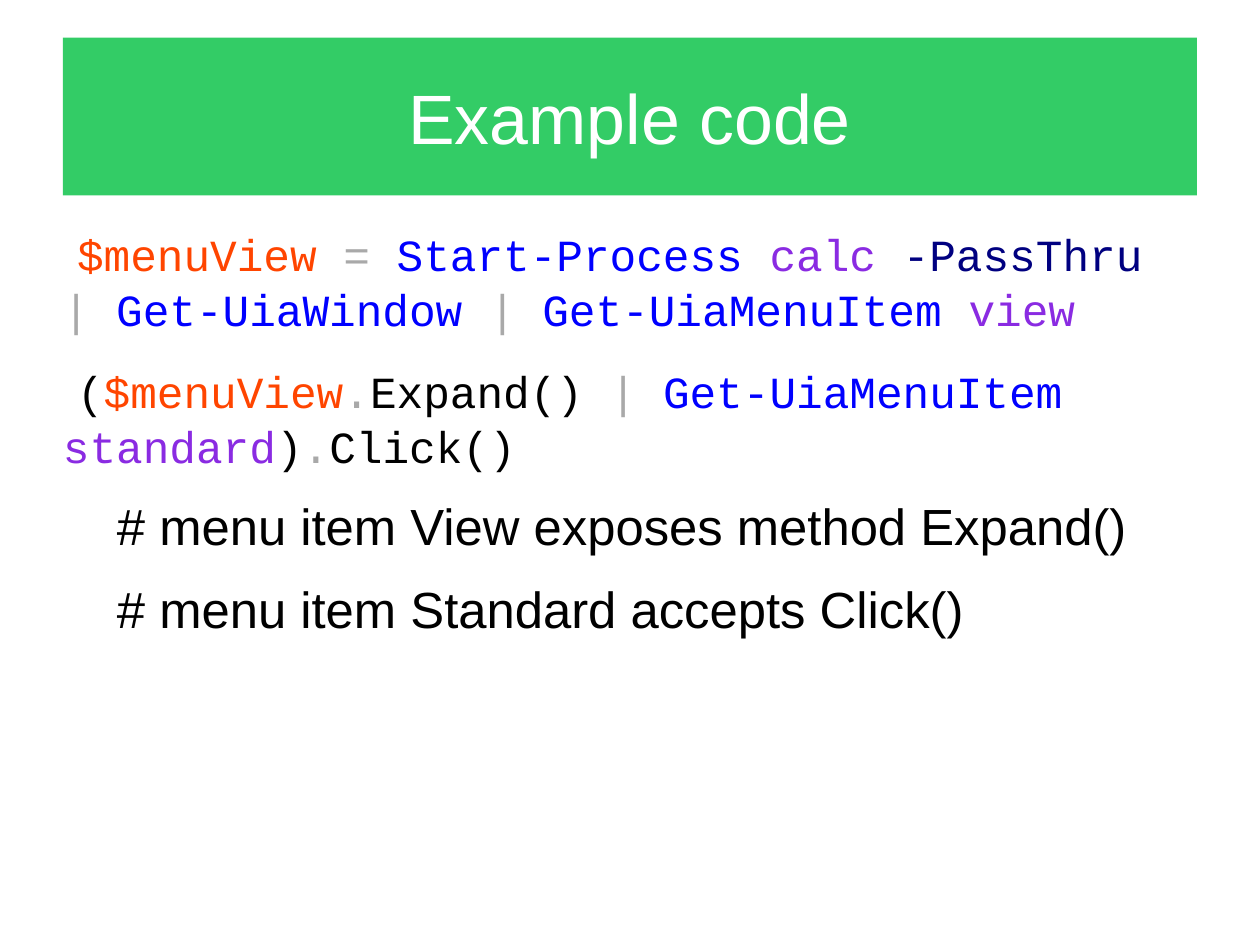
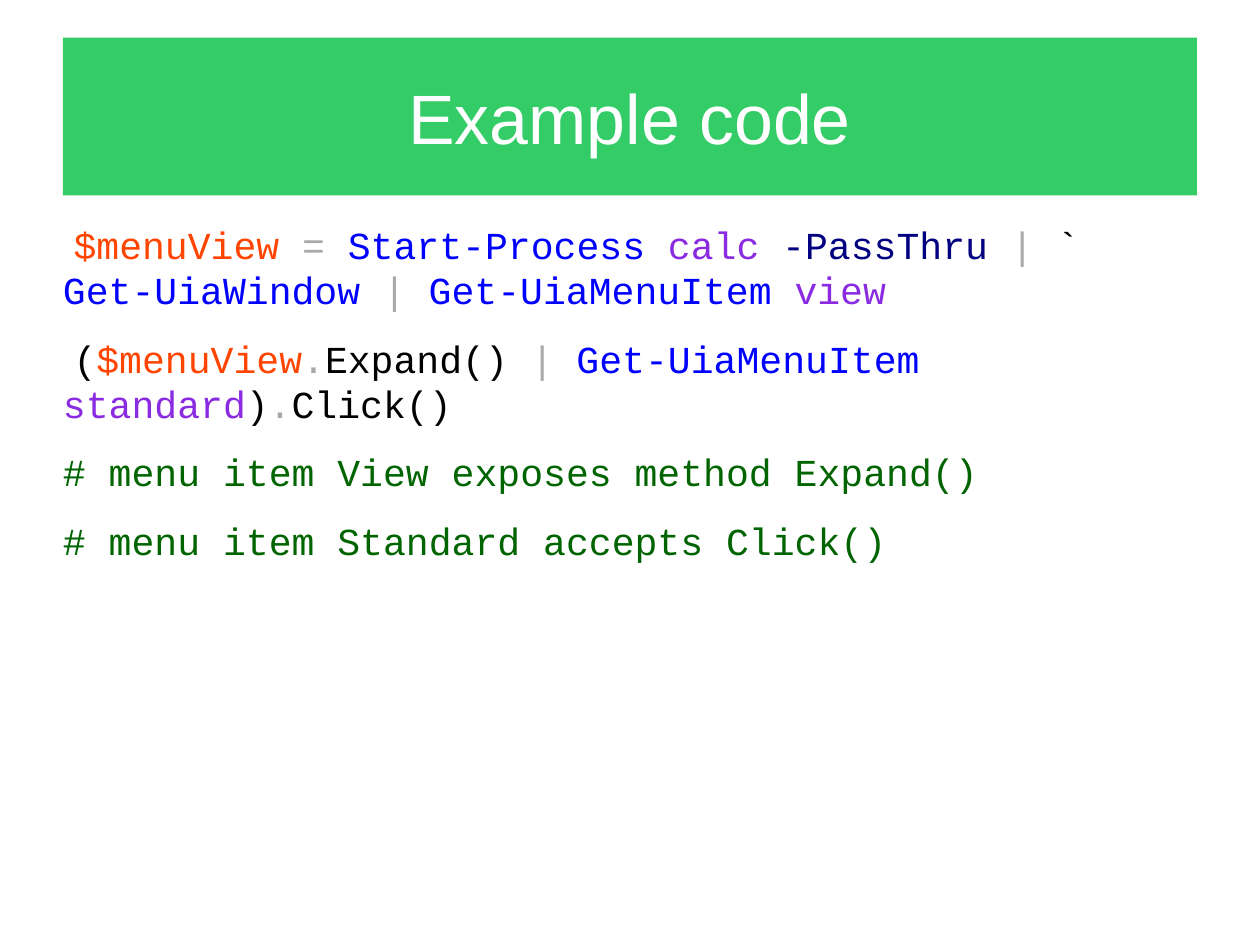
Before and after one commit to apetrovskiy/STUPS, a slide deck: slide 7 of samples/UIAutomation/Presentations/UIAutomation_elements_object_model_part_01.odp (slide 6 before the commit). Drawn at 1260x945 pixels with LibreOffice and Linux fonts; fonts in the diff are those of the drawing. Boxes give left, top, right and bottom in pixels: in the first picture for what was removed or moved away, otherwise in the second. Text is boxed around its words. In the diff, an @@ line names an element or a change of style, - is before the commit and + after.

```diff
--- a/samples/UIAutomation/Presentations/UIAutomation_elements_object_model_part_01.odp
+++ b/samples/UIAutomation/Presentations/UIAutomation_elements_object_model_part_01.odp
@@ text at [63,232,988,305]: text changed; size 28 to 24 pt @@
-$menuView = Start-Process calc -PassThru | Get-UiaWindow | Get-UiaMenuItem view
+$menuView = Start-Process calc -PassThru | ` Get-UiaWindow | Get-UiaMenuItem view
@@ text at [63,345,978,563]: size 28 to 24 pt in "($menuView.Expand() | Get-UiaMenuItem standard).Click()"; size 32 to 24 pt, font Arial to Courier New, text colour #000000 to #006400 in "# menu item View exposes method Expand()", "# menu item Standard accepts Click()"; indent changed @@
```
Also in this commit, not shown: 11 other slides changed, 6 slides added, 4 slides removed, 1 other file.
